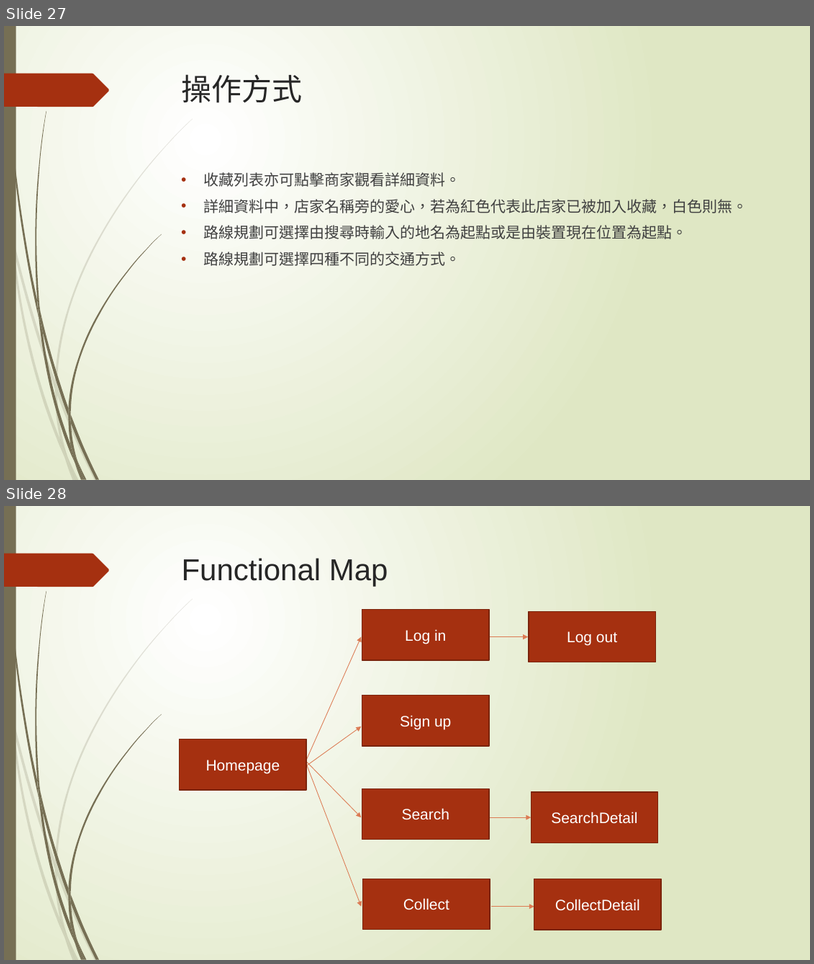
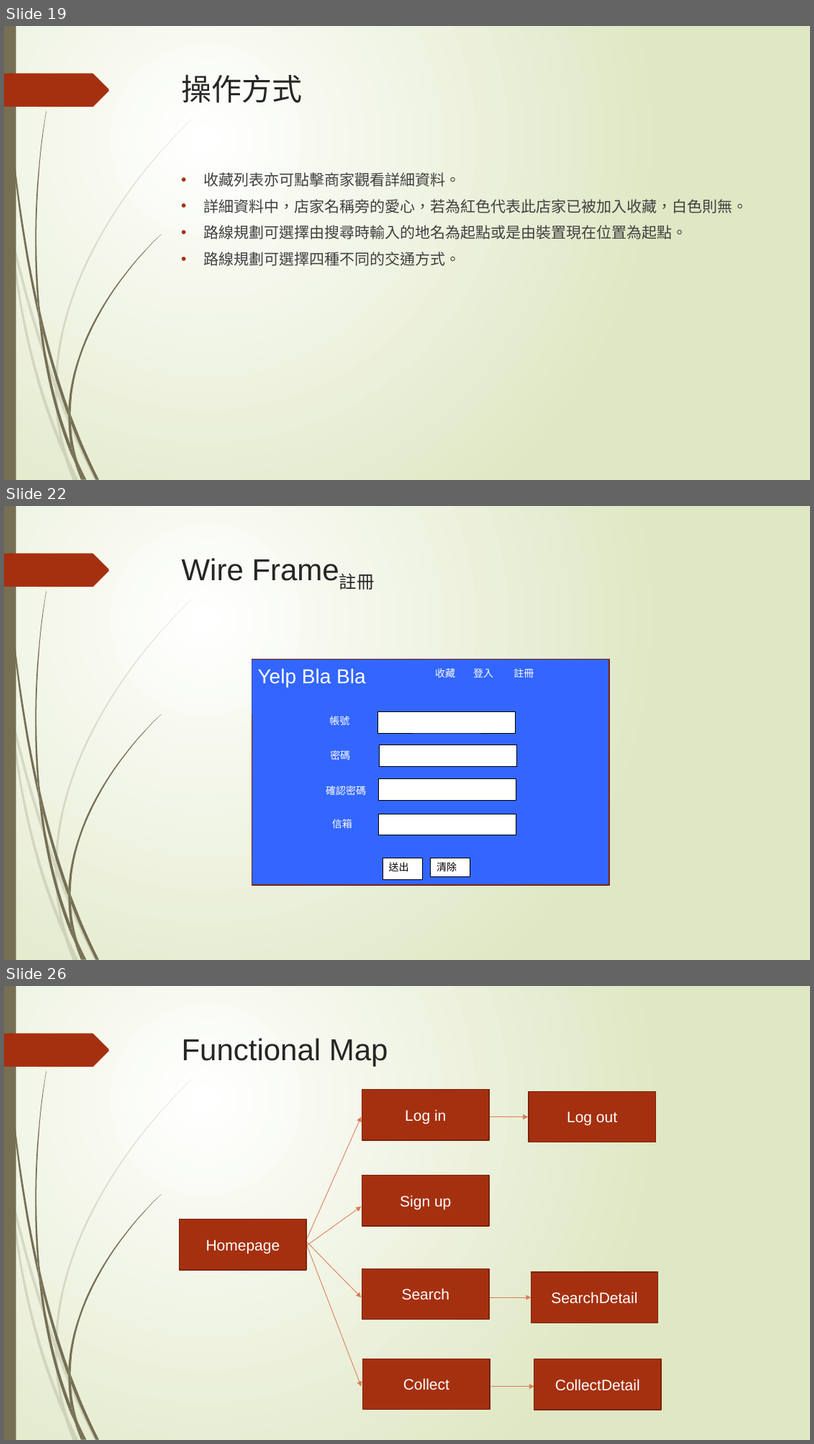
Before and after one commit to penut85420/WBSE_Project, a slide deck: 其他/YelpBlaBla.pptx. Shown one above the other, each under a label of ours: slides 27 and 28 before the commit, slides 19, 22 and 26 after it; the slides between them are not shown. The pictures are 814x964 and 814x1444 pixels, drawn with LibreOffice and Linux fonts; fonts in the diff are those of the drawing. Boxes give left, top, right and bottom in pixels: in the first picture for what was removed or moved away, otherwise in the second. Text is boxed around its words. In the diff, an @@ line names an element or a change of style, - is before the commit and + after.

Commit message:
wire frame
123

```diff
--- a/其他/YelpBlaBla.pptx
+++ b/其他/YelpBlaBla.pptx
@@ slide 22 added at box(4, 506, 810, 960), background gradient #FFFFFF to #DFE8C4; not listed: 24 template elements that a slide beside it also shows @@
@@ title added at box(182, 558, 244, 581), 36 pt, text #262626 @@
+Wire Frame註冊
@@ rectangle added at box(252, 659, 610, 885), fill #3366FF, outline #7A240C 1.25 pt @@
@@ rectangle added at box(252, 660, 405, 714), fill #3366FF, 24 pt, text #FFFFFF @@
+Yelp Bla Bla
@@ text added at box(435, 668, 534, 677), 12 pt, text #FFFFFF @@
+收藏 登入 註冊
@@ text added at box(329, 716, 350, 725), 12 pt, text #FFFFFF @@
+帳號
@@ rectangle added at box(378, 712, 516, 733), fill #FFFFFF, outline #000000 0.75 pt @@
@@ text added at box(330, 750, 350, 759), 12 pt, text #FFFFFF @@
+密碼
@@ rectangle added at box(379, 745, 517, 766), fill #FFFFFF, outline #000000 0.75 pt @@
@@ text added at box(326, 785, 366, 795), 12 pt, text #FFFFFF @@
+確認密碼
@@ rectangle added at box(378, 779, 517, 800), fill #FFFFFF, outline #000000 0.75 pt @@
@@ text added at box(332, 818, 352, 828), 12 pt, text #FFFFFF @@
+信箱
@@ rectangle added at box(378, 813, 517, 834), fill #FFFFFF, outline #000000 0.75 pt @@
@@ rectangle added at box(383, 857, 423, 879), fill #FFFFFF, outline #000000 0.5 pt, 12 pt, text #000000 @@
+送出
@@ rectangle added at box(431, 857, 471, 876), fill #FFFFFF, outline #000000 0.5 pt, 12 pt, text #000000 @@
+清除
@@ what was slide 27 is now slide 19 @@
@@ what was slide 28 is now slide 26 @@
```
Also in this commit, not shown: 4 slides changed, 12 other slides added, 12 slides removed.
